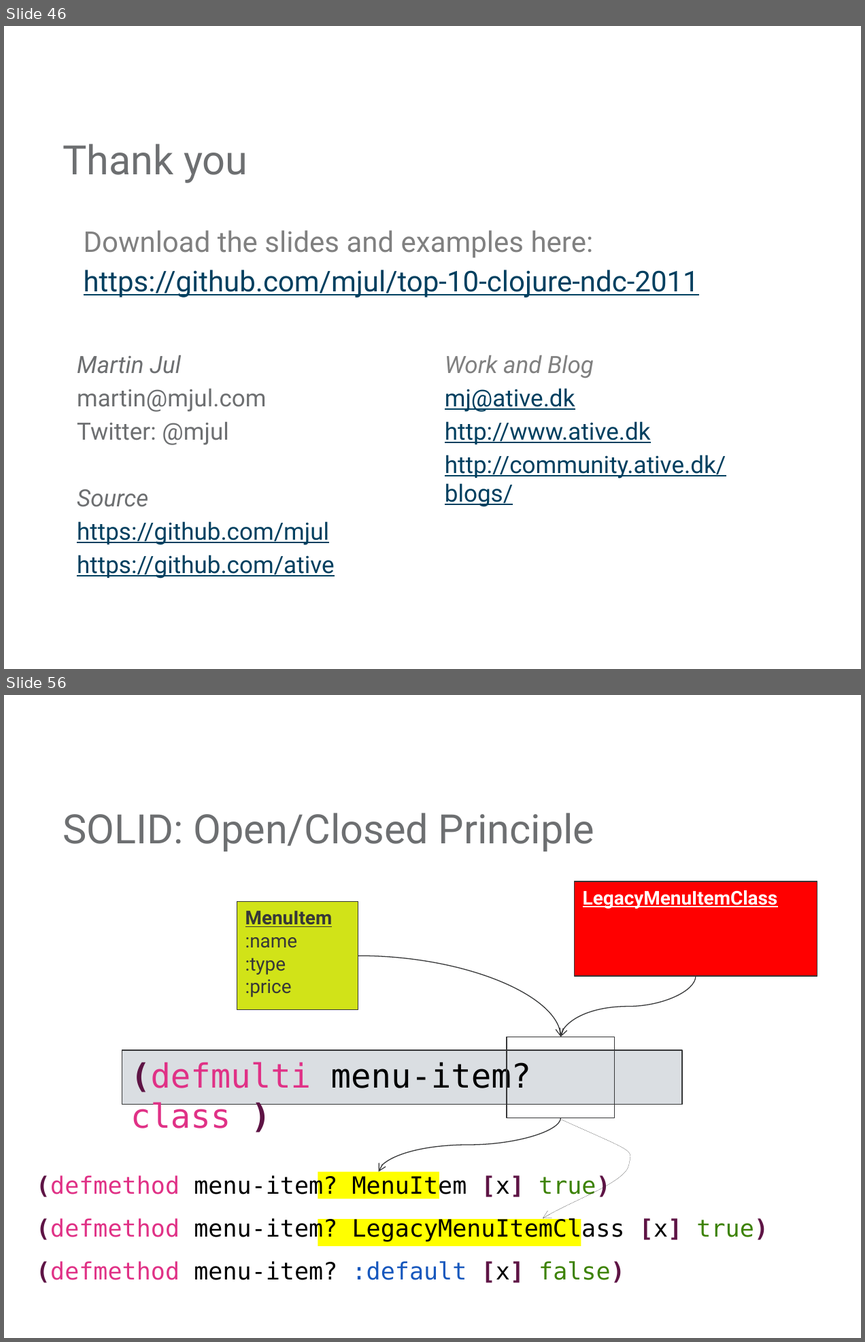
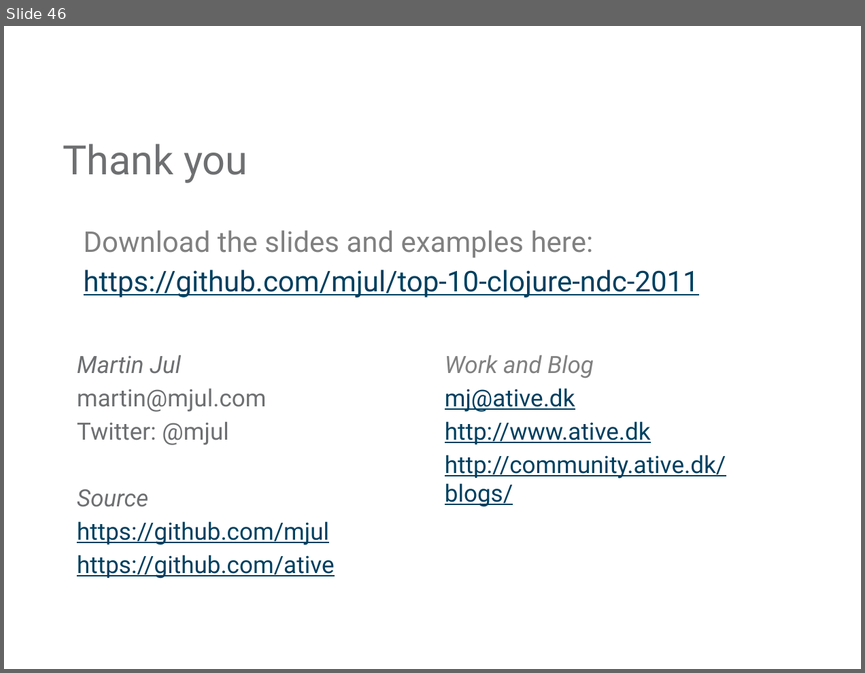
Before and after one commit to mjul/top-10-clojure-ndc-2011, a slide deck: Top Things to Learn From Clojure.pptx. Shown one above the other, each under a label of ours: slides 46 and 56 before the commit, slide 46 after it; the slides between them are not shown. The pictures are 865x1342 and 865x673 pixels, drawn with LibreOffice and Linux fonts; fonts in the diff are those of the drawing; background and template pictures are left out. Boxes give left, top, right and bottom in pixels: in the first picture for what was removed or moved away, otherwise in the second. Text is boxed around its words. In the diff, an @@ line names an element or a change of style, - is before the commit and + after.

```diff
--- a/Top Things to Learn From Clojure.pptx
+++ b/Top Things to Learn From Clojure.pptx
@@ slide 56 removed at bbox=[4, 695, 861, 1338], background #FFFFFF @@
@@ title removed at bbox=[62, 813, 595, 851] @@
-SOLID: Open/Closed Principle
@@ rectangle removed at bbox=[574, 882, 816, 976] @@
-LegacyMenuItemClass
@@ rectangle removed at bbox=[237, 902, 359, 1009] @@
-MenuItem
-:name
-:type
-:price
@@ curved arrow removed from (358, 955) to (561, 1037) @@
@@ curved arrow removed from (696, 976) to (561, 1037) @@
@@ rectangle removed at bbox=[507, 1037, 615, 1117] @@
@@ rectangle removed at bbox=[122, 1050, 683, 1104] @@
-(defmulti menu-item? class )
@@ curved arrow removed from (561, 1117) to (379, 1172) @@
@@ freeform shape removed at bbox=[543, 1119, 630, 1218] @@
@@ text removed at bbox=[36, 1174, 768, 1283] @@
-(defmethod menu-item? MenuItem [x] true)
-(defmethod menu-item? LegacyMenuItemClass [x] true)
-(defmethod menu-item? :default [x] false)
@@ rectangle removed at bbox=[317, 1172, 439, 1198] @@
@@ rectangle removed at bbox=[317, 1219, 581, 1245] @@
```
Also in this commit, not shown: 13 other slides removed, 1 other file.
